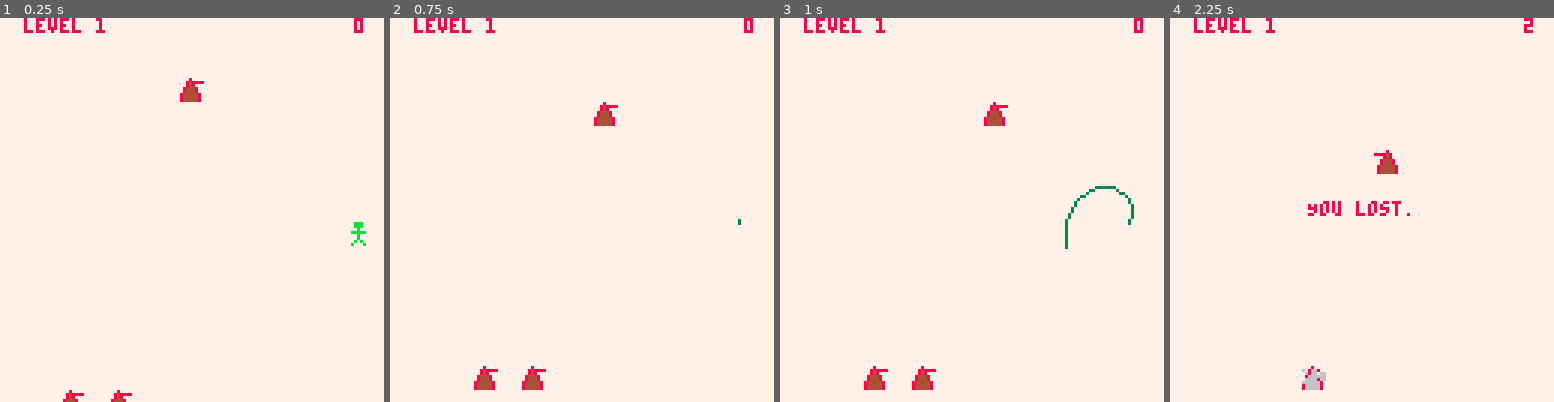
Above: before the commit, frames 1-4 (left to right).
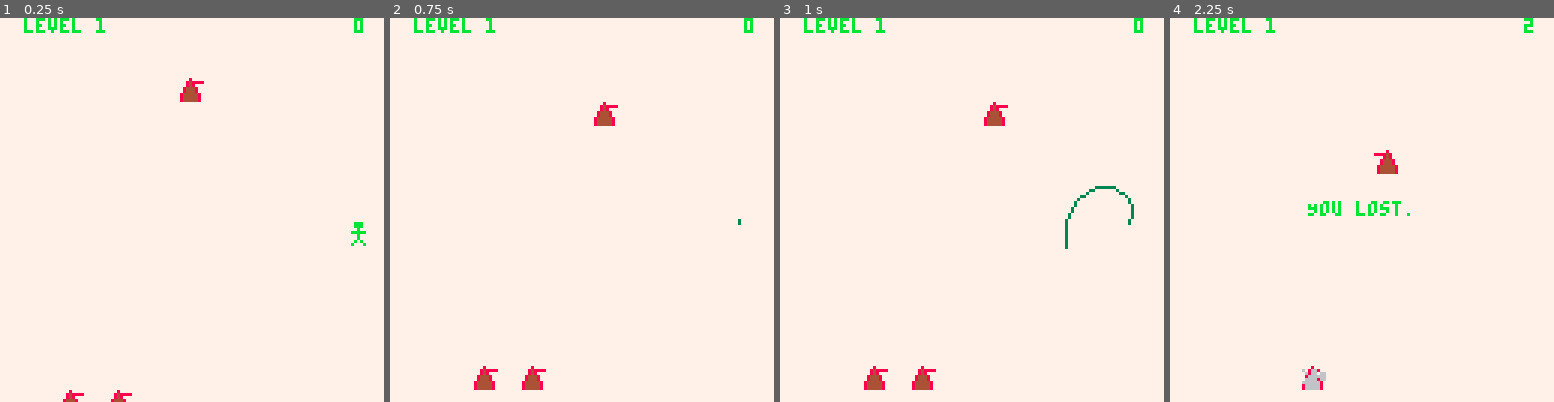
Above: after the commit, the same moments.

Repository: metageek/time-twister
Game: PICO-8 cartridge pico-8/tt.p8
The game is run twice, just before and just after one commit, with the same random seed, the same clock (stepped at 60 frames per second) and the same inputs.
Inputs:
- Up to frame 1 (0.25 s): no input
- Up to frame 2 (0.75 s): tap O (Z key) at 0.7 s
- Up to frame 3 (1 s): no input
- Up to frame 4 (2.25 s): hold Right 1.6-2.1 s; tap O (Z key) at 1.7, 2.1 s; hold Up from 2.15 s (still down)

The runs differ from the first frame. In frame 1, 0.4% of the frame differs, in the area x 6-95%, y 0-4%; in frame 2, 0.4%; in frame 3, 0.4%; in frame 4, 0.8%, in the area x 6-95%, y 0-52%.

Commit message:
Changing text to green

Diff:
--- a/pico-8/tt.lua
+++ b/pico-8/tt.lua
@@ -1,5 +1,5 @@
 function say(s)
-   print(s, 64 - (#s*2), 61, 8)
+   print(s, 64 - (#s*2), 61, 11)
 end
 
 function setup()
--- a/pico-8/tt.p8
+++ b/pico-8/tt.p8
@@ -30,10 +30,10 @@
   player.draw()
 
   local l = "level " .. tostr(level)
-  print(l, 8, 0, 8)
+  print(l, 8, 0, 11)
 
   local s = tostr(score)
-  print(s, 120 - (#s*2), 0, 8)
+  print(s, 120 - (#s*2), 0, 11)
 end
 __gfx__
 0000000000bbb0000008000000666000000800000000000000000000000000000000000000000000000000000000000000000000000000000000000000000000
